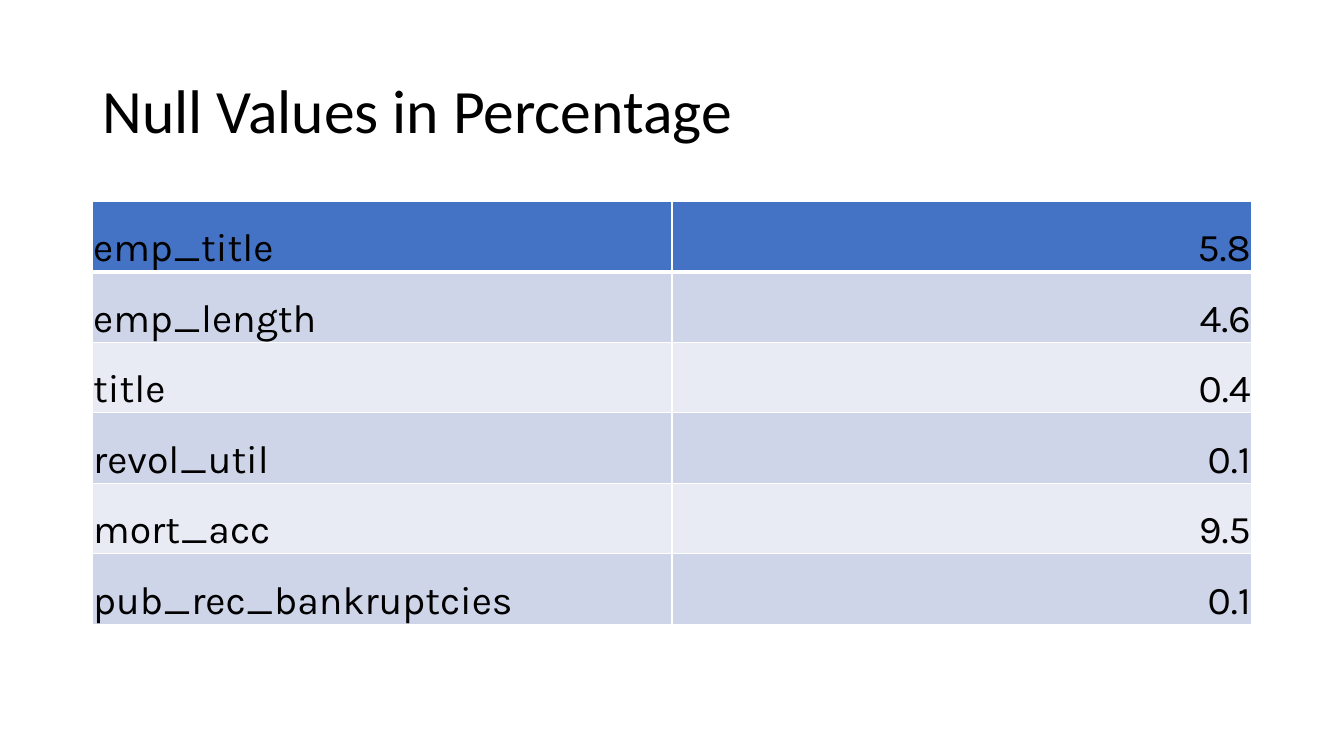
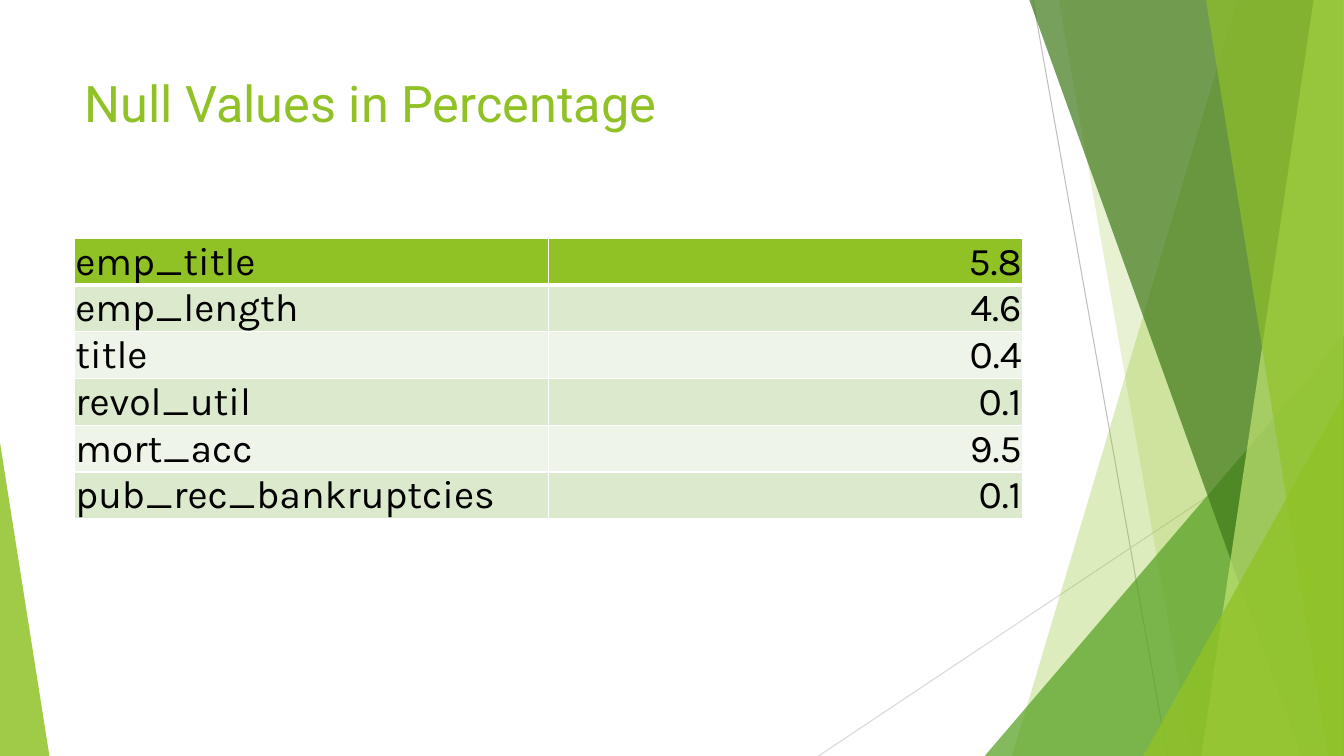
Before and after one commit to botchavs/capstone, a slide deck: slide 6 of Sprint1.pptx (slide 3 before the commit). Drawn at 1344x756 pixels with LibreOffice and Linux fonts; fonts in the diff are those of the drawing. Boxes give left, top, right and bottom in pixels: in the first picture for what was removed or moved away, otherwise in the second. Text is boxed around its words. In the diff, an @@ line names an element or a change of style, - is before the commit and + after.

Commit message:
changed ppt

```diff
--- a/Sprint1.pptx
+++ b/Sprint1.pptx
@@ title "Null Values in Percentage": place and size @@
-title "Null Values in Percentage" at box(102, 90, 732, 144)
+title "Null Values in Percentage" at box(85, 84, 656, 133)
@@ title "Null Values in Percentage" at box(85, 84, 656, 133): size 44 to 36 pt, font Calibri to Roboto, text colour #000000 to #90C226; line spacing 0.9 to 1; vertical alignment middle to top @@
@@ table at box(75, 238, 1022, 665) @@
@@ fill #4472C4 to #90C226 in row 1 @@
@@ fill #CFD5EA to #DBE9CD in 6 cells @@
@@ fill #E9EBF5 to #EEF4E8 in 4 cells @@
@@ table: place and size @@
-table at box(93, 202, 1252, 628)
+table at box(75, 238, 1022, 665)
@@ group added at box(0, 0, 1344, 756): 5 freeform shapes, 3 triangles, 2 lines @@
```
Also in this commit, not shown: 8 other slides changed, 5 slides added, 1 slide removed.
